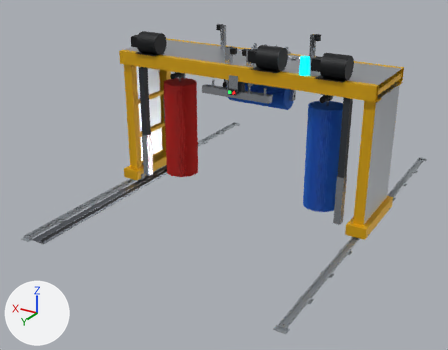
Before and after pictures for a commit that changed the glTF model public/cad/wash_gantry.depot.glb.
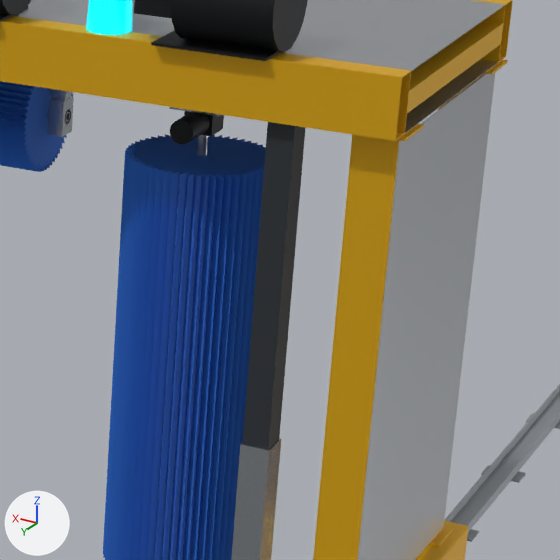
The first picture shows the older version from a 50 mm lens placed at (-7.12, 13.35, 7.0), pointed at (0.37, 0.87, 0.76). The close-ups show the older and then the newer version on the part from 62% to 93% of the width and 19% to 59% of the height of that picture. Only the edits that show in the close-ups are written down. The lights are fixed; the arrows at lower left show +X, +Y and +Z. Where no turn or scale is listed for an object, it has been applied to the vertices.

Script lines for the objects in view, before the commit:
```python
me_wsh_dds = bpy.data.meshes.new('WSH-DDS')
me_wsh_dds.from_pydata(...)  # 16 vertices, 32 faces; spans x -0.08..0.08, y -0.09..0.09, z 1.44..3.3
me_wsh_dds.materials.append(mat_hose)  # dark grey #2b3036
me_wsh_sbm = bpy.data.meshes.new('WSH-SBM')
me_wsh_sbm.from_pydata(...)  # 78 vertices, 156 faces; spans x -0.085..0.085, y -0.085..0.325, z -0.07..0.07
me_wsh_sbm.materials.append(mat_steel_paint)  # black #16181b
me_wsh_thg = bpy.data.meshes.new('WSH-THG')
me_wsh_thg.from_pydata(...)  # 42 vertices, 84 faces; spans x -0.05..0.05, y -0.405..-0.265, z 2.618..2.838
me_wsh_thg.materials.append(mat_ss316)  # light grey #b4b9bf
ob_wsh_dds_1 = bpy.data.objects.new('WSH-DDS#1', me_wsh_dds)
ob_wsh_dds_1.parent = ob_dryersidel
ob_wsh_dds_1.location = (-2.763, 0.909, 0.0)
ob_wsh_sbm_1 = bpy.data.objects.new('WSH-SBM#1', me_wsh_sbm)
ob_wsh_sbm_1.parent = ob_sidebrushl
ob_wsh_sbm_1.location = (-2.058, 0.287, 3.036)
ob_wsh_thg_1 = bpy.data.objects.new('WSH-THG#1', me_wsh_thg)
ob_wsh_thg_1.parent = ob_top_brush3
ob_wsh_thg_1.location = (-0.89, 0.0, 0.0)
# also in view: 'WSH-DKB#1' at (0.0, 0.07, 3.3); 'WSH-BEAM#1' at (0.0, 0.07, 3.47); 'WSH-DKP#1' at (0.0, 0.07, 3.63); 'WSH-TRL#1' at (-3.25, 0.07, 0.22); 'WSH-TBR#1' at (0.0, -0.33, 2.73)
```
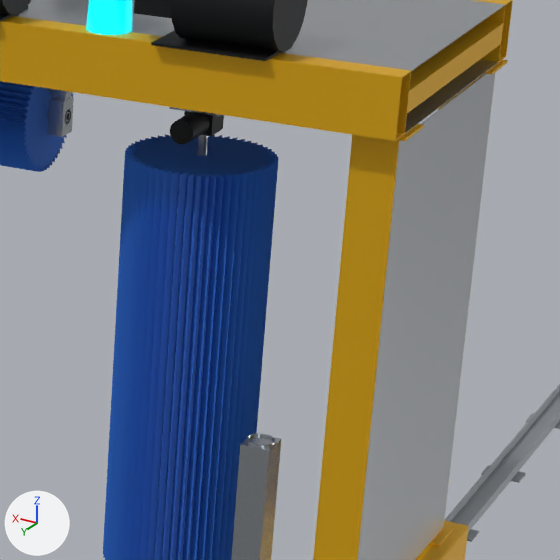
What differs and where, as boxes (x1, y1, x2, y2) in the close-ups (560 x 560 px):
'WSH-DDS#1', deleted: before (243, 122, 306, 449)
'WSH-DSC#2', added: after (246, 434, 276, 447)

Diff of the bpy script that builds the scene:
```diff
--- a/public/cad/wash_gantry.depot.glb.py
+++ b/public/cad/wash_gantry.depot.glb.py
@@ me_wsh_dsc @@
+me_wsh_dsc.from_pydata(...)  # 80 vertices, 160 faces; spans x -0.08..0.08, y -0.08..0.08, z -0.015..0.0
+me_wsh_dsc.materials.append(mat_ss316)  # light grey #b4b9bf
@@ ob_wsh_dds_1 @@
-ob_wsh_dds_1 = bpy.data.objects.new('WSH-DDS#1', me_wsh_dds)
-ob_wsh_dds_1.parent = ob_dryersidel
-ob_wsh_dds_1.location = (-2.763, 0.909, 0.0)
@@ ob_wsh_dsc_2 @@
+ob_wsh_dsc_2 = bpy.data.objects.new('WSH-DSC#2', me_wsh_dsc)
+ob_wsh_dsc_2.parent = ob_dryersidel
+ob_wsh_dsc_2.location = (-2.763, 0.909, 1.45)
```
